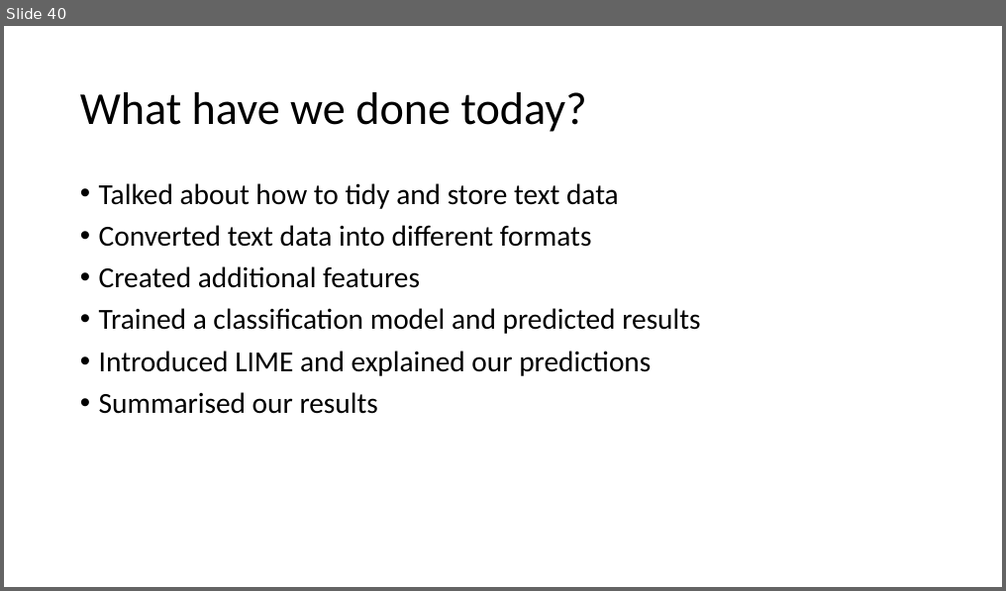
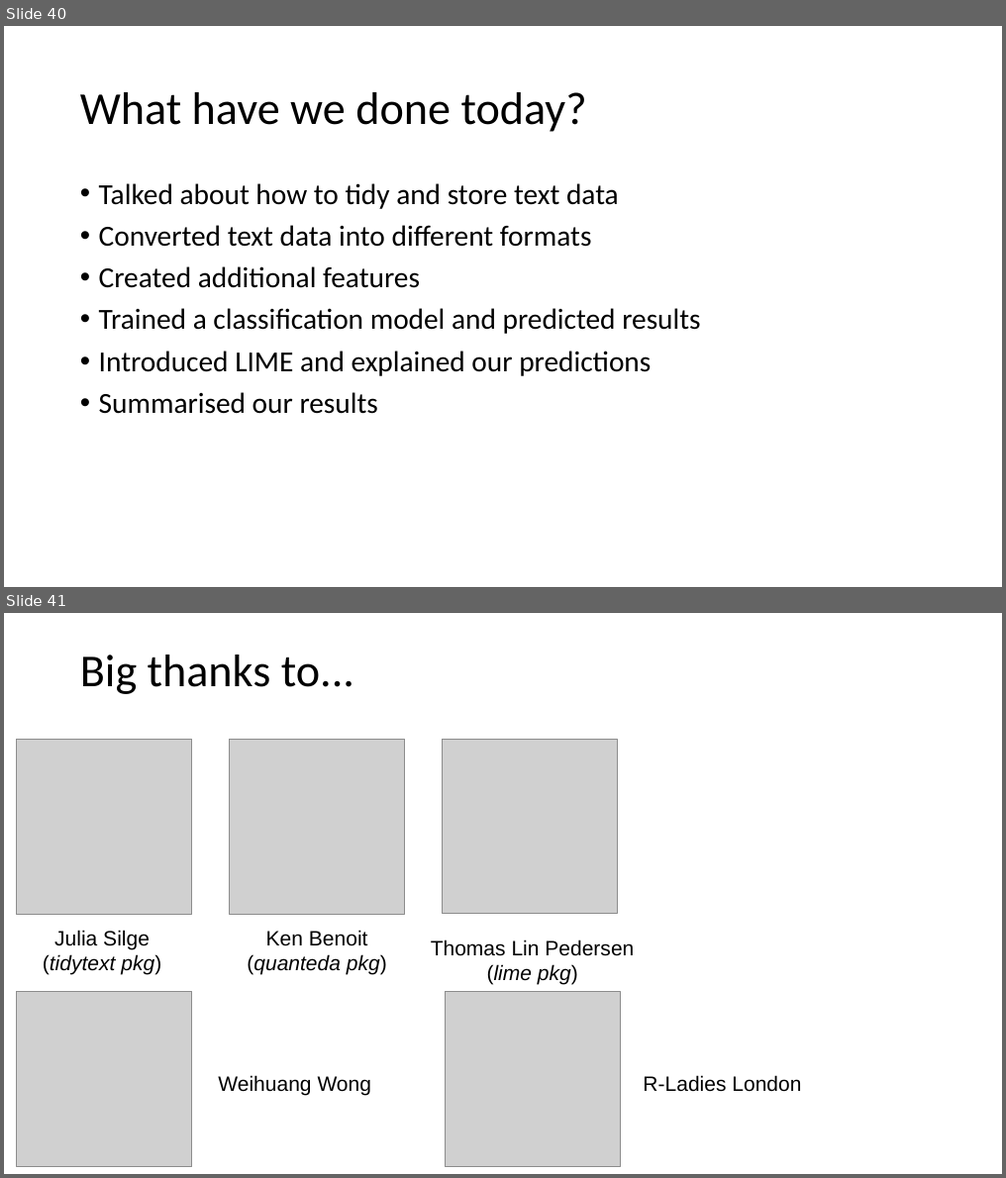
Before and after one commit to KKulma/2018_eRum_TextClassification_workshop, a slide deck: TextClassification_Slides.pptx. Shown one above the other, each under a label of ours: slide 40 before the commit, slides 40 and 41 after it. The pictures are 1006x591 and 1006x1178 pixels, drawn with LibreOffice and Linux fonts; fonts in the diff are those of the drawing; grey boxes stand for pictures; background and template pictures are left out. Boxes give left, top, right and bottom in pixels: in the first picture for what was removed or moved away, otherwise in the second. Text is boxed around its words. In the diff, an @@ line names an element or a change of style, - is before the commit and + after.

```diff
--- a/TextClassification_Slides.pptx
+++ b/TextClassification_Slides.pptx
@@ slide 41 added at [4, 613, 1002, 1174], background #FFFFFF @@
@@ title added at [80, 655, 354, 694], 44 pt, text #000000 @@
+Big thanks to...
@@ picture added at [17, 739, 192, 914] @@
@@ picture added at [230, 739, 405, 914] @@
@@ picture added at [442, 739, 617, 913] @@
@@ text added at [43, 930, 161, 974], 20 pt, text #000000 @@
+Julia Silge
+(tidytext pkg)
@@ text added at [247, 930, 387, 974], 20 pt, text #000000 @@
+Ken Benoit (quanteda pkg)
@@ text added at [431, 940, 634, 985], 20 pt, text #000000 @@
+Thomas Lin Pedersen (lime pkg)
@@ picture added at [17, 992, 192, 1167] @@
@@ picture added at [445, 992, 620, 1167] @@
@@ text added at [218, 1075, 372, 1096], 20 pt, text #000000 @@
+Weihuang Wong
@@ text added at [643, 1075, 801, 1092], 20 pt, text #000000 @@
+R-Ladies London
```
Also in this commit, not shown: 3 slides changed, 4 other files.
